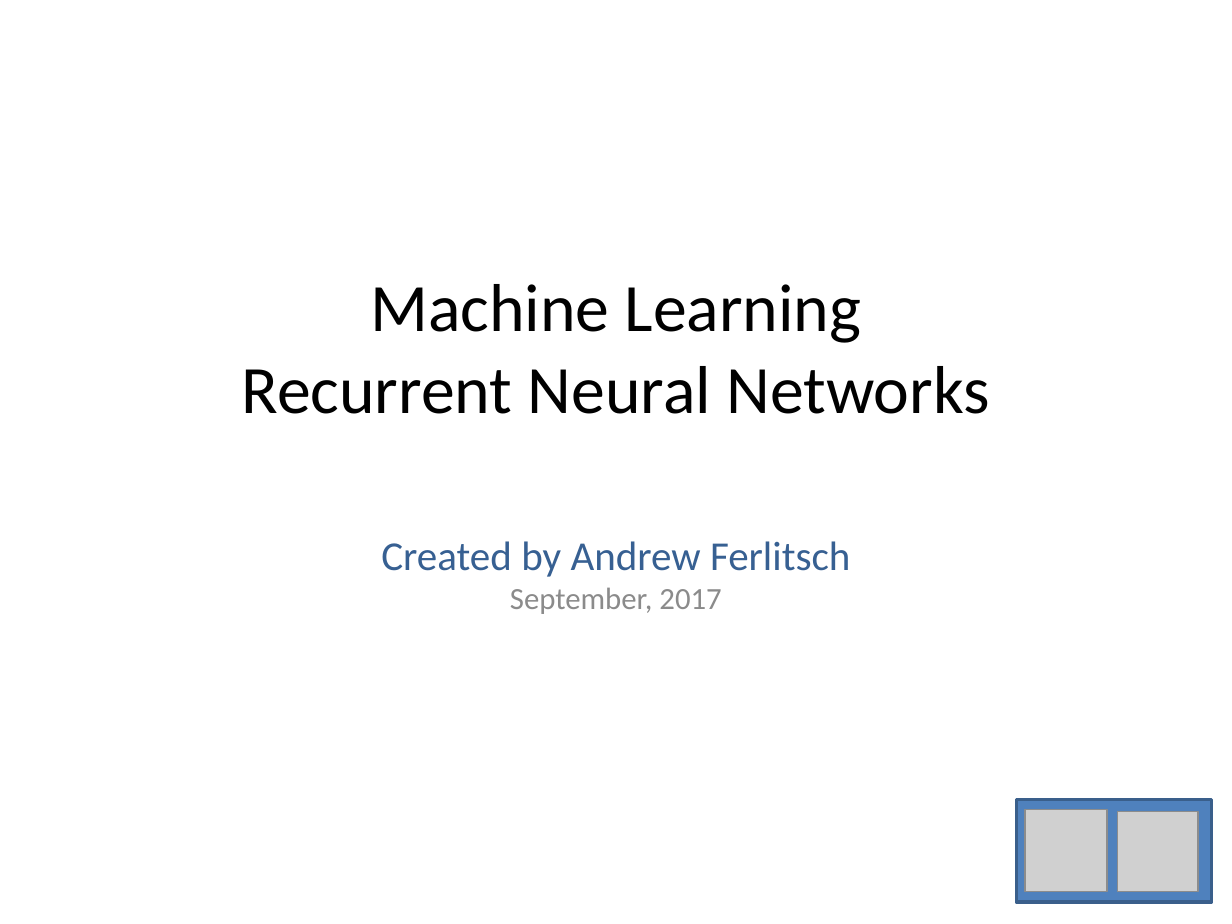
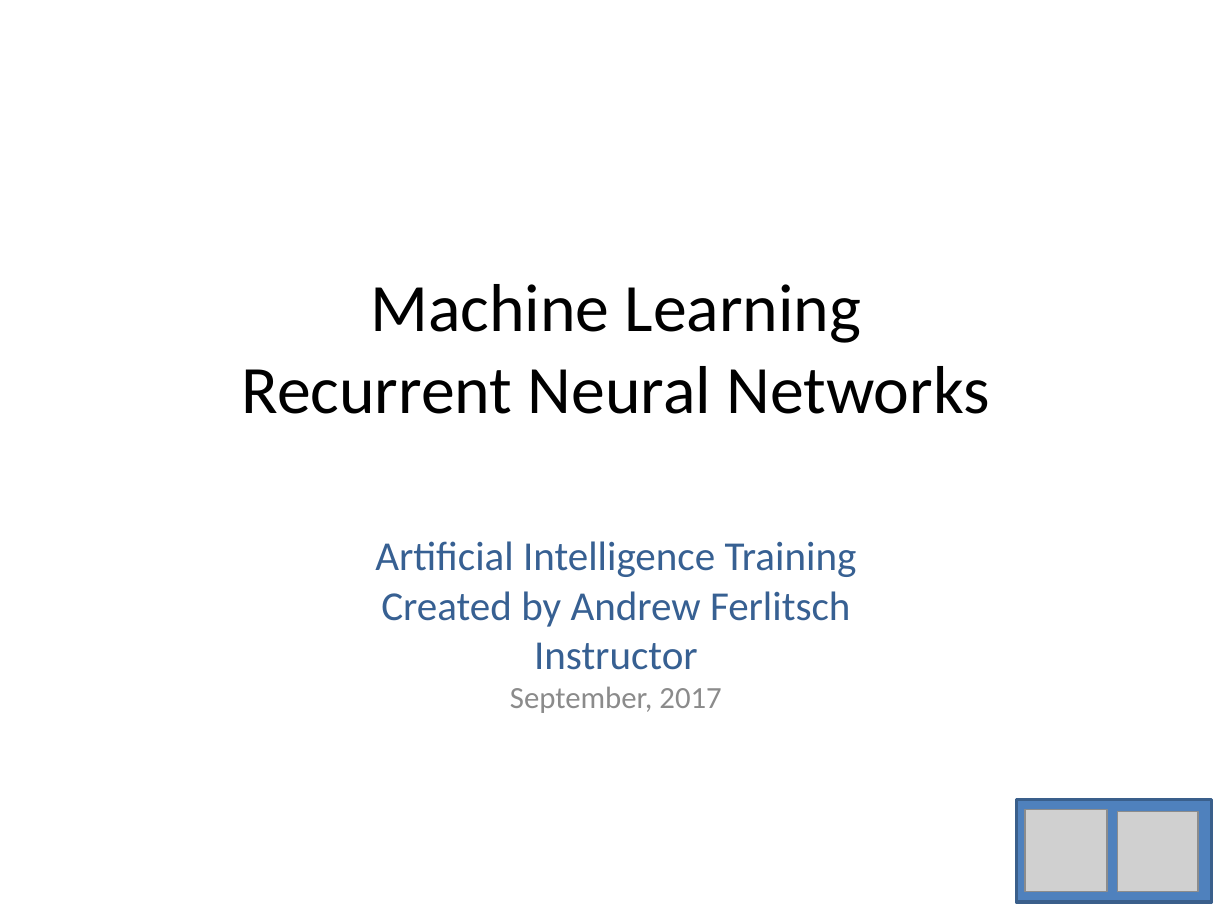
Before and after one commit to andrewferlitsch/Portland-Data-Science-Group, a slide deck: slide 1 of Presentations/ML Recurrent Neural Networks.pptx. Drawn at 1232x924 pixels with LibreOffice and Linux fonts; fonts in the diff are those of the drawing; grey boxes stand for pictures. Boxes give left, top, right and bottom in pixels: in the first picture for what was removed or moved away, otherwise in the second. Text is boxed around its words. In the diff, an @@ line names an element or a change of style, - is before the commit and + after.

```diff
--- a/Presentations/ML Recurrent Neural Networks.pptx
+++ b/Presentations/ML Recurrent Neural Networks.pptx
@@ subtitle at <box>375,541,857,713</box>: text changed @@
-Created by Andrew Ferlitsch
-September, 2017
+Artificial Intelligence Training
+Created by Andrew Ferlitsch
+Instructor
+September, 2017
```
Also in this commit, not shown: 1 other slide changed.
